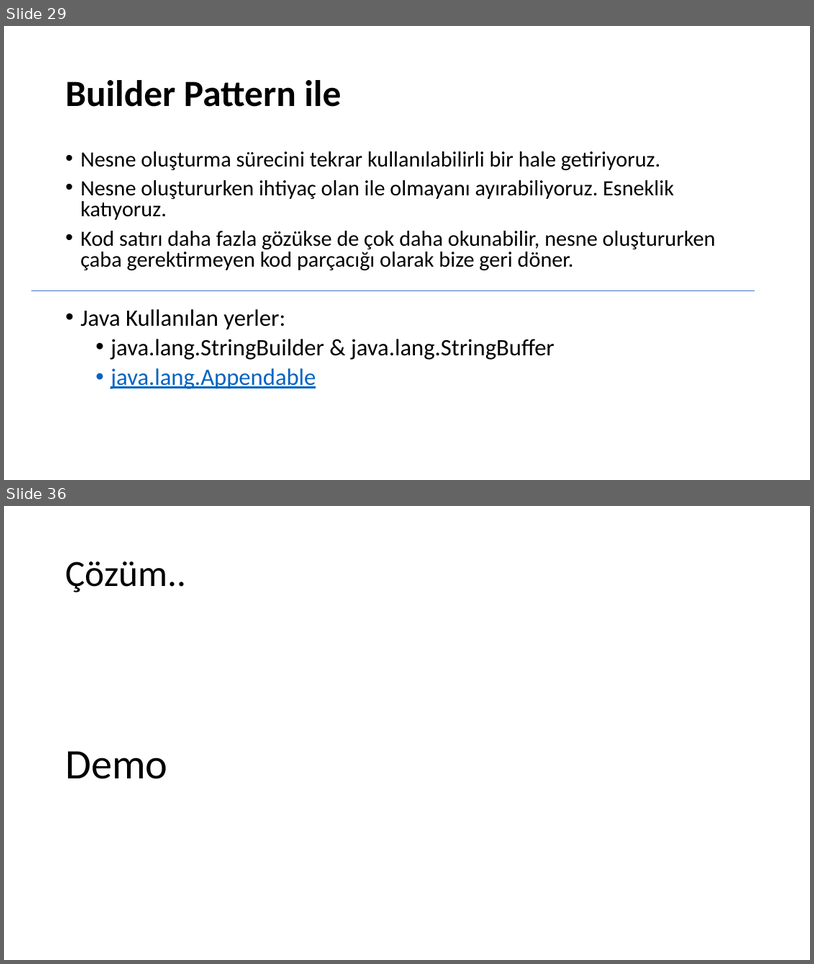
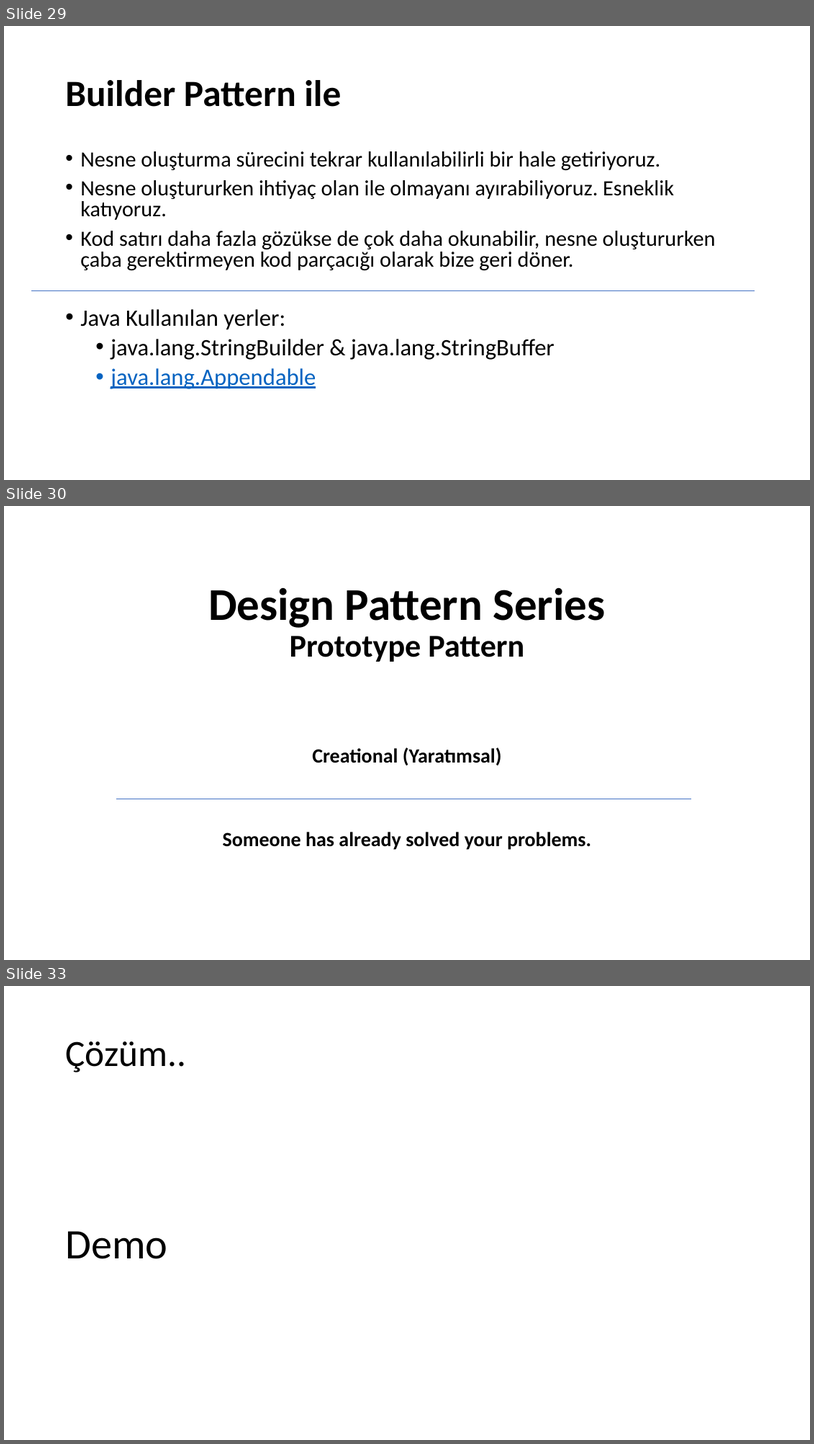
Before and after one commit to umiitkose/DesignPattern-Umiitkose, a slide deck: Tasarımdesenleri.pptx. Shown one above the other, each under a label of ours: slides 29 and 36 before the commit, slides 29, 30 and 33 after it; the slides between them are not shown. The pictures are 814x964 and 814x1444 pixels, drawn with LibreOffice and Linux fonts; fonts in the diff are those of the drawing. Boxes give left, top, right and bottom in pixels: in the first picture for what was removed or moved away, otherwise in the second. Text is boxed around its words. In the diff, an @@ line names an element or a change of style, - is before the commit and + after.

```diff
--- a/Tasarımdesenleri.pptx
+++ b/Tasarımdesenleri.pptx
@@ slide 30 added at (4,506,810,960), background #FFFFFF @@
@@ title added at (208,587,605,662), 54 pt, text #000000, bold @@
+Design Pattern Series
+Prototype Pattern
@@ subtitle added at (223,747,592,849), 24 pt, text #000000, bold @@
+Creational (Yaratımsal)
+Someone has already solved your problems.
@@ line added from (116, 798) to (692, 798), #4472C4 0.5 pt @@
@@ what was slide 36 is now slide 33 @@
```
Also in this commit, not shown: 6 slides changed, 27 other slides added, 2 slides removed.
